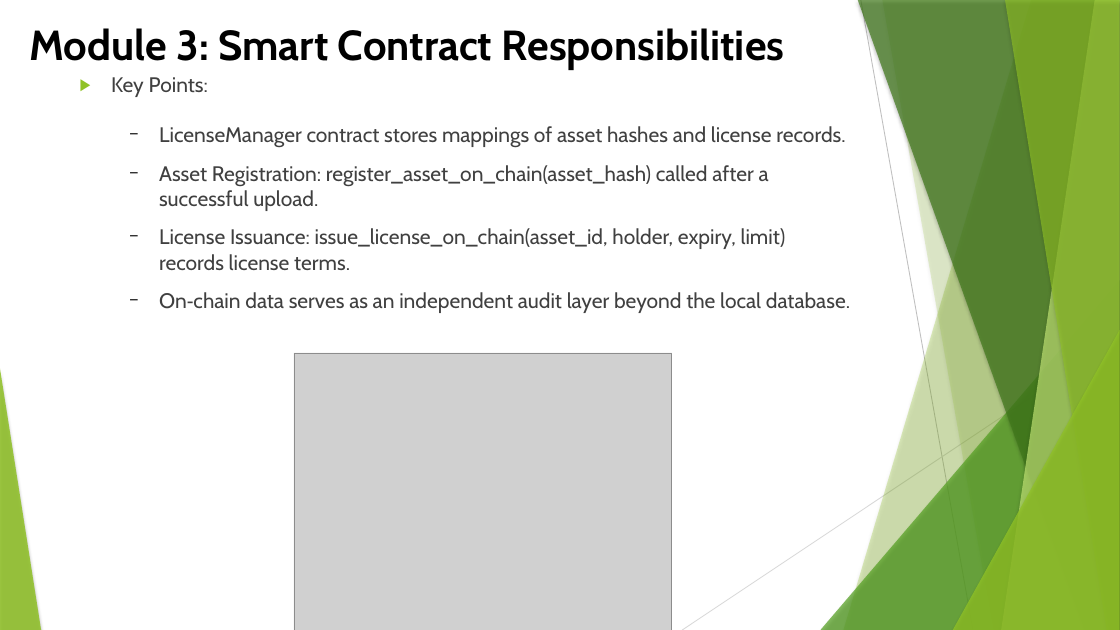
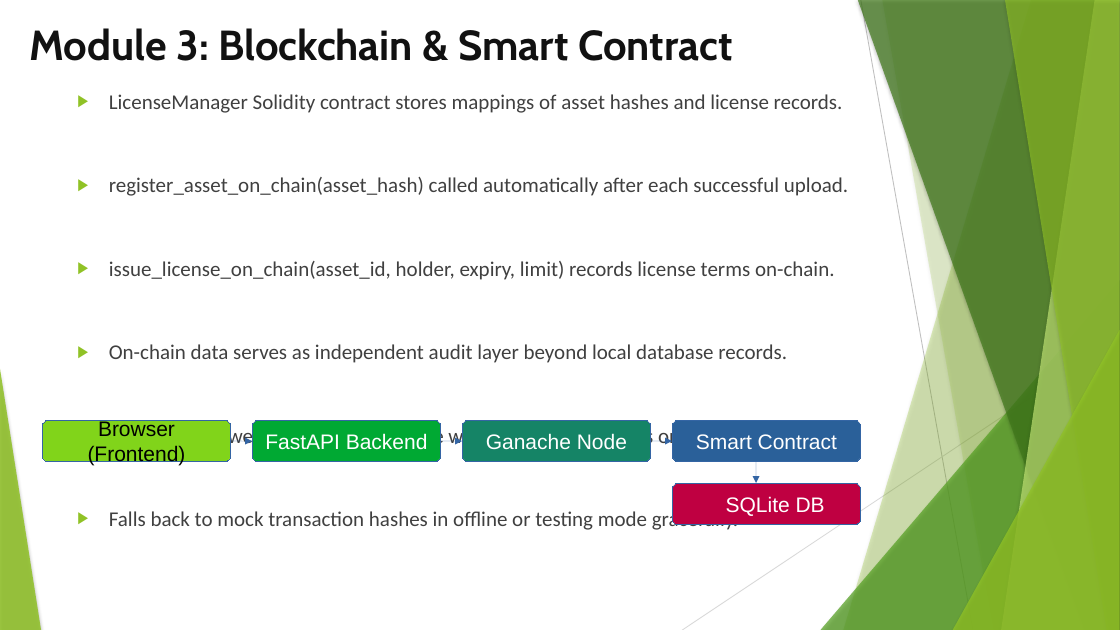
Before and after one commit to SridharanThangaraji/smartdrm-x, a slide deck: slide 9 of Team-2.pptx (slide 13 before the commit). Drawn at 1120x630 pixels with LibreOffice and Linux fonts; fonts in the diff are those of the drawing; grey boxes stand for pictures. Boxes give left, top, right and bottom in pixels: in the first picture for what was removed or moved away, otherwise in the second. Text is boxed around its words. In the diff, an @@ line names an element or a change of style, - is before the commit and + after.

```diff
--- a/Team-2.pptx
+++ b/Team-2.pptx
@@ title at (29, 28, 732, 61): text changed; text colour #000000 to #111111 @@
-Module 3: Smart Contract Responsibilities
+Module 3: Blockchain & Smart Contract
@@ text at (109, 94, 848, 533): text changed; font Cabin to Calibri @@
-▶ Key Points:
-  − LicenseManager contract stores mappings of asset hashes and license records.
-  − Asset Registration: register_asset_on_chain(asset_hash) called after a successful upload.
-  − License Issuance: issue_license_on_chain(asset_id, holder, expiry, limit) records license terms.
-  − On‑chain data serves as an independent audit layer beyond the local database.
+▶ LicenseManager Solidity contract stores mappings of asset hashes and license records.
+▶ register_asset_on_chain(asset_hash) called automatically after each successful upload.
+▶ issue_license_on_chain(asset_id, holder, expiry, limit) records license terms on-chain.
+▶ On-chain data serves as independent audit layer beyond local database records.
+▶ Backend uses web3.py to communicate with deployed contracts on Ganache node.
+▶ Falls back to mock transaction hashes in offline or testing mode gracefully.
@@ picture removed at (294, 353, 672, 630) @@
@@ rounded rectangle added at (42, 420, 231, 462), fill #81D41A, outline #3465A4 0 pt, 18 pt, text #000000 @@
+Browser (Frontend)
@@ arrow added from (231, 441) to (252, 441), #3465A4 0 pt @@
@@ rounded rectangle added at (252, 420, 441, 462), fill #00A933, outline #3465A4 0 pt, 18 pt, text #FFFFFF @@
+FastAPI Backend
@@ arrow added from (441, 441) to (462, 441), #3465A4 0 pt @@
@@ rounded rectangle added at (462, 420, 651, 462), fill #158466, outline #3465A4 0 pt, 18 pt, text #FFFFFF @@
+Ganache Node
@@ arrow added from (651, 441) to (672, 441), #3465A4 0 pt @@
@@ rounded rectangle added at (672, 420, 861, 462), fill #2A6099, outline #3465A4 0 pt, 18 pt, text #FFFFFF @@
+Smart Contract
@@ arrow added from (756, 462) to (756, 483), #3465A4 0 pt @@
@@ rounded rectangle added at (672, 483, 861, 525), fill #BF0041, outline #3465A4 0 pt, 18 pt, text #FFFFFF @@
+SQLite DB
```
Also in this commit, not shown: 8 other slides changed, 7 slides added, 6 slides removed, 1 other file.
